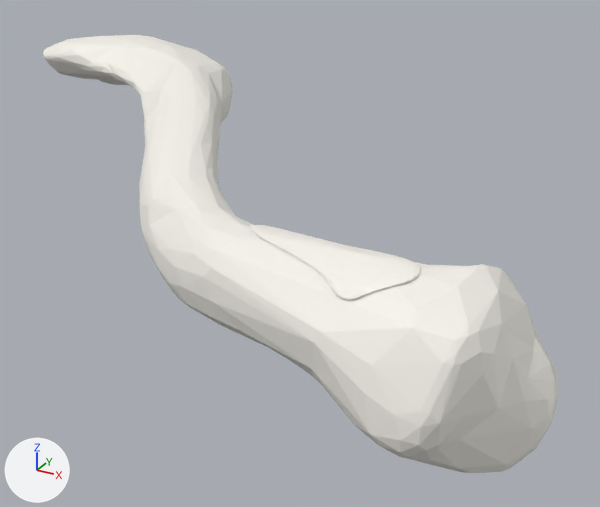
A saved change to the glTF model models/v3-clavicle.glb.
One viewpoint serves both versions: a camera (50 mm lens) standing at (0.602, -0.873, 0.354) and looking at (0.113, 0.016, -0.091). Arrows for +X, +Y and +Z are at lower left; the lights stay in place. The picture after the commit comes second.

Objects in the first picture: 'Clavicle.r#0', 'Clavicle.r#1', 'Sternocleidomastoid muscle.o1r#2'.
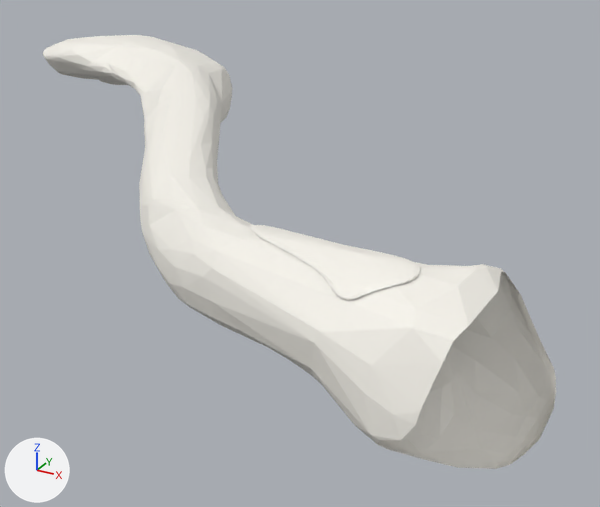
What the commit changed:
Object 'Clavicle.r#1' (ob_clavicle_r_1) is deleted.

Pixel boxes (x1, y1, x2, y2) of what changed, in the pictures (600 x 507 px):
'Clavicle.r#1', deleted: before (377, 272, 558, 473)
